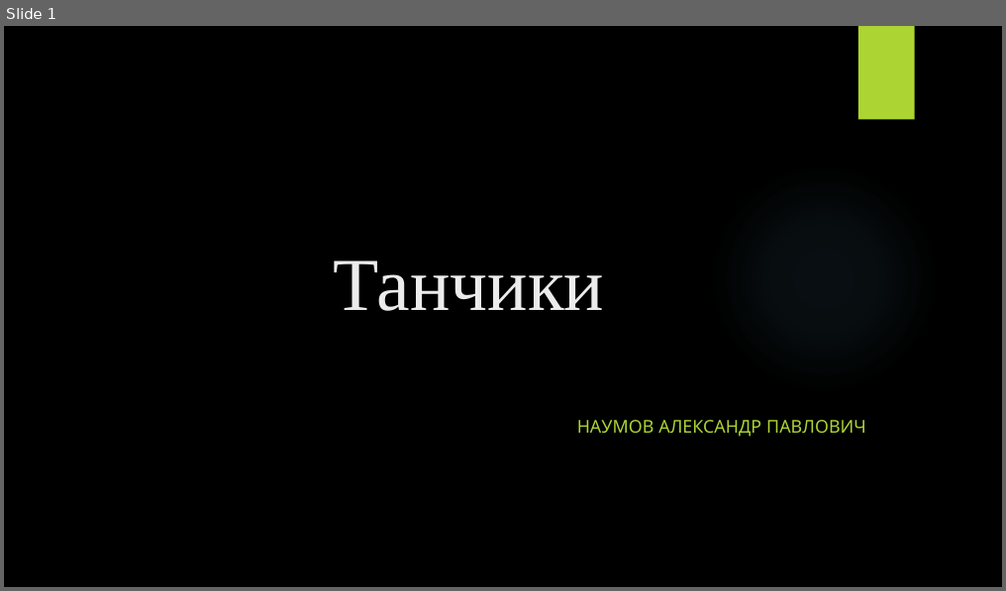
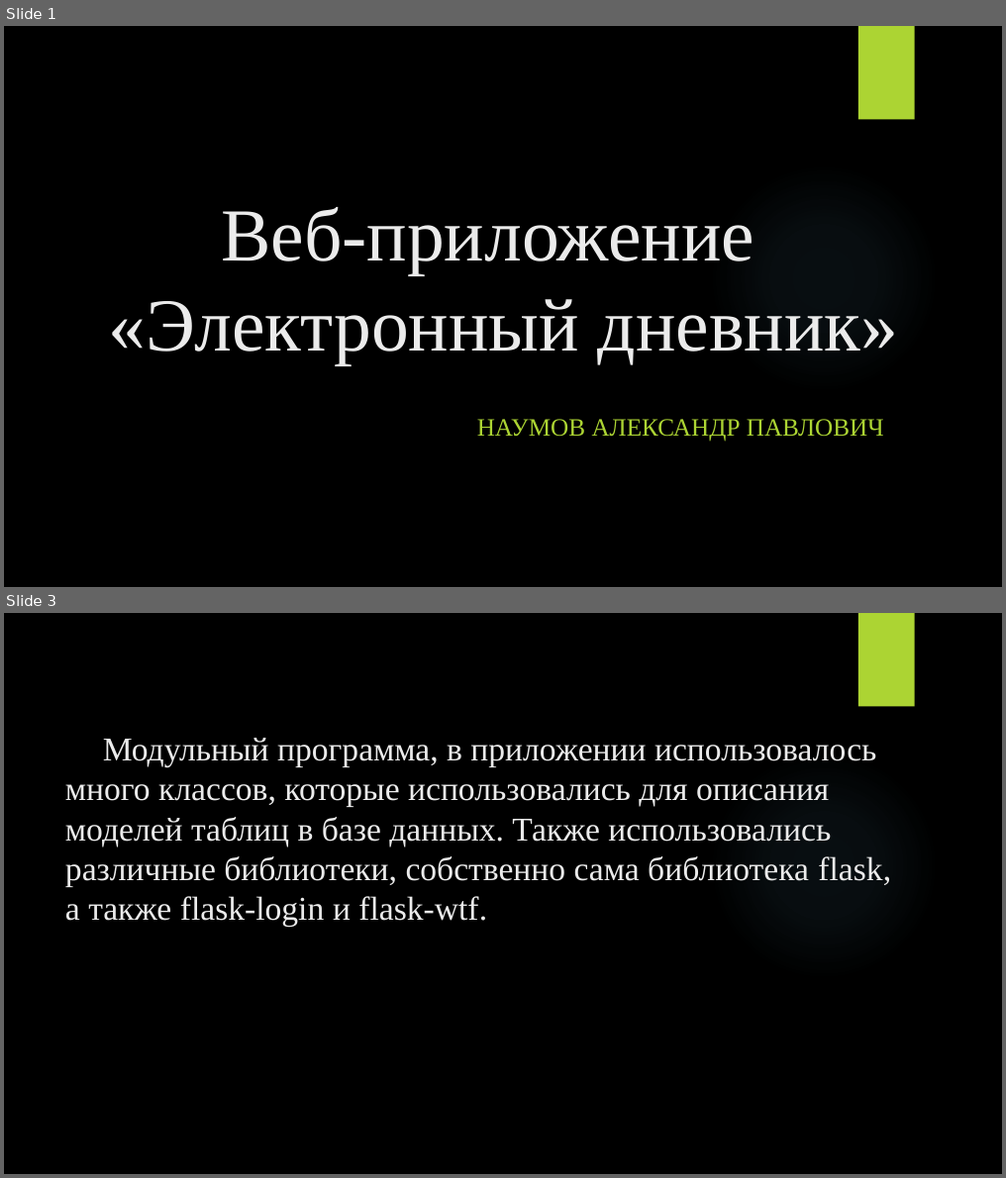
Before and after one commit to SANEKNAYMCHIK/web-app_school-diary, a slide deck: Презентация.pptx. Shown one above the other, each under a label of ours: slide 1 before the commit, slides 1 and 3 after it; the slides between them are not shown. The pictures are 1006x591 and 1006x1178 pixels, drawn with LibreOffice and Linux fonts; fonts in the diff are those of the drawing; background and template pictures are left out. Boxes give left, top, right and bottom in pixels: in the first picture for what was removed or moved away, otherwise in the second. Text is boxed around its words. In the diff, an @@ line names an element or a change of style, - is before the commit and + after.

```diff
--- a/Презентация.pptx
+++ b/Презентация.pptx
@@ slide 3 added at [4,613,1002,1174], background picture (left out); not listed: 2 template elements that a slide beside it also shows @@
@@ title added at [65,738,891,927], 32 pt, text #EBEBEB @@
+Модульный программа, в приложении использовалось много классов, которые использовались для описания моделей таблиц в базе данных. Также использовались различные библиотеки, собственно сама библиотека flask, а также flask-login и flask-wtf.
@@ slide 1 changed as well @@
@@ title at [109,207,898,366]: text changed @@
-Танчики
+Веб-приложение
+«Электронный дневник»
@@ subtitle "НАУМОВ АЛЕКСАНДР ПАВЛОВИЧ": place and size @@
-subtitle "НАУМОВ АЛЕКСАНДР ПАВЛОВИЧ" at [577,420,866,437]
+subtitle "НАУМОВ АЛЕКСАНДР ПАВЛОВИЧ" at [477,419,884,442]
@@ subtitle "НАУМОВ АЛЕКСАНДР ПАВЛОВИЧ" at [477,419,884,442]: size 17 to 24 pt, font Quicksand to Times New Roman @@
```
Also in this commit, not shown: 2 other slides changed, 1 slide removed.
